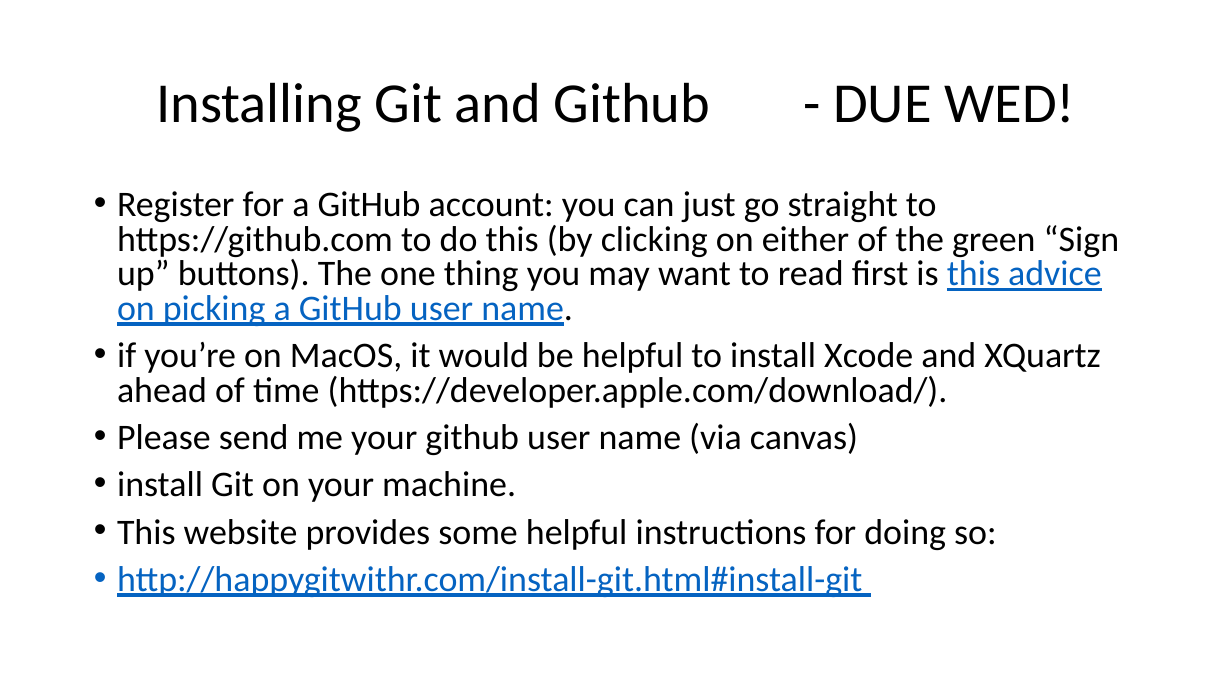
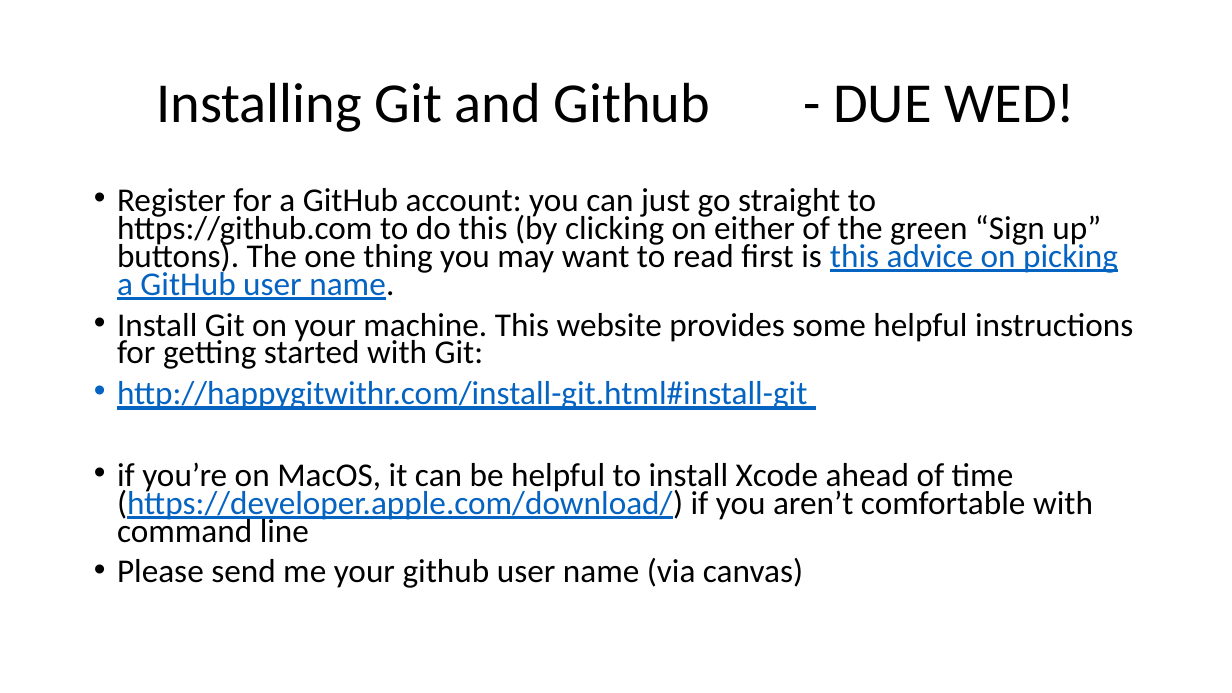
Before and after one commit to VTQuantMethodsEEB/klangwig, a slide deck: slide 6 of lectures/week_1_intro_to_R/ex1_intro_to_R.pptx. Drawn at 1232x693 pixels with LibreOffice and Linux fonts; fonts in the diff are those of the drawing. Boxes give left, top, right and bottom in pixels: in the first picture for what was removed or moved away, otherwise in the second. Text is boxed around its words. In the diff, an @@ line names an element or a change of style, - is before the commit and + after.

Commit message:
updated lectures

```diff
--- a/lectures/week_1_intro_to_R/ex1_intro_to_R.pptx
+++ b/lectures/week_1_intro_to_R/ex1_intro_to_R.pptx
@@ text at bbox=[117, 188, 1118, 588]: size 28 to 25.9 pt in "Register for a GitHub account: you can ...", "Please send me your github user name ..."; line spacing 0.8 to 0.7 @@
@@ text at bbox=[117, 313, 1133, 543]: text changed; size 28 to 25.9 pt @@
-• if you’re on MacOS, it would be helpful to install Xcode and XQuartz ahead of time (https://developer.apple.com/download/).
+• Install Git on your machine. This website provides some helpful instructions for getting started with Git:
+• http://happygitwithr.com/install-git.html#install-git
+• if you’re on MacOS, it can be helpful to install Xcode ahead of time (https://developer.apple.com/download/) if you aren’t comfortable with command line
@@ text at bbox=[117, 471, 997, 597]: paragraphs removed @@
-• install Git on your machine.
-• This website provides some helpful instructions for doing so:
-• http://happygitwithr.com/install-git.html#install-git
```
Also in this commit, not shown: 1 other file.
